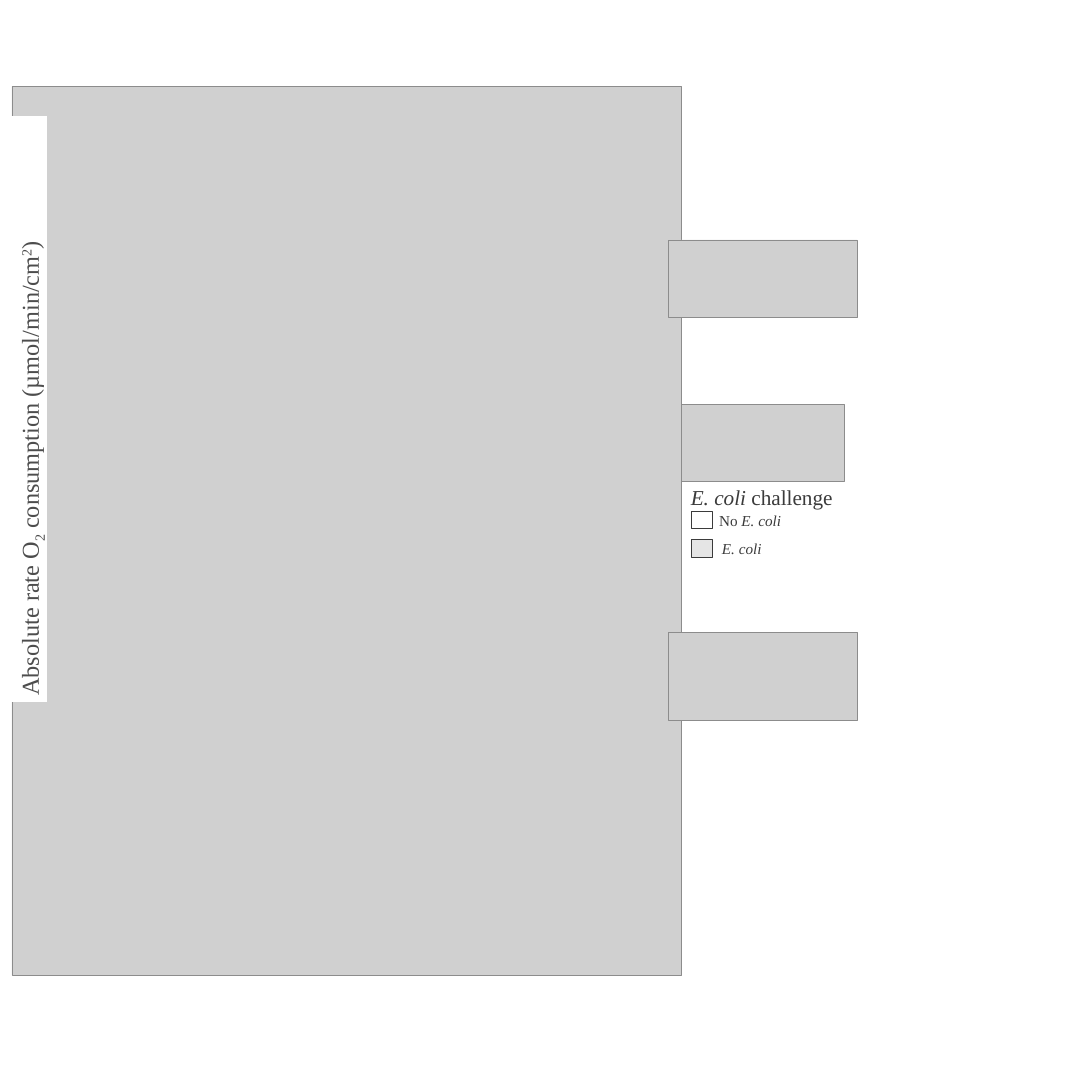
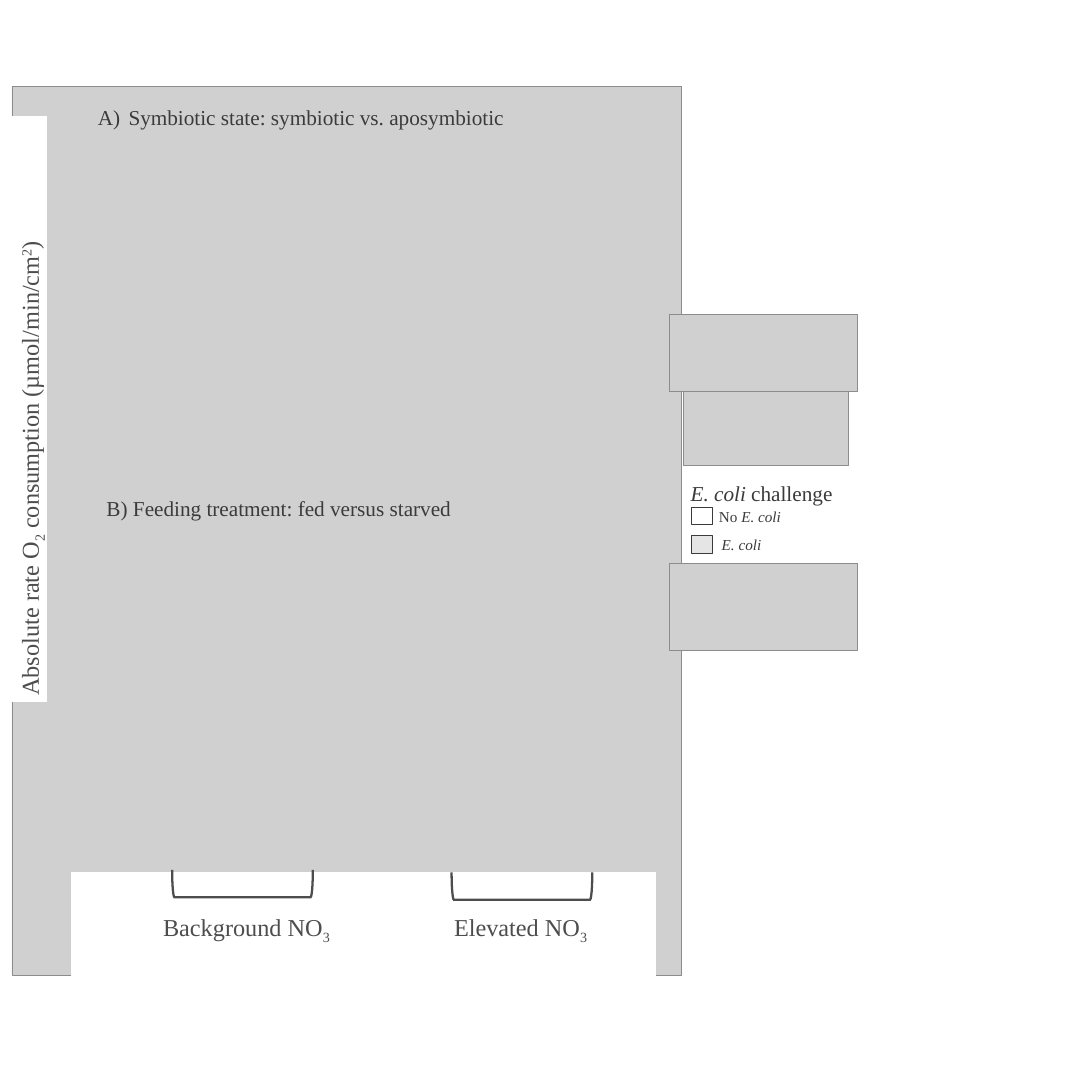
Before and after one commit to Caroline-Ianniello/Astrangia_nutrient_stressors_Rotjan_lab, a slide deck: slide 1 of Figures/ECOTOX_FIGURES.pptx. Drawn at 1092x1092 pixels with LibreOffice and Linux fonts; fonts in the diff are those of the drawing; grey boxes stand for pictures. Boxes give left, top, right and bottom in pixels: in the first picture for what was removed or moved away, otherwise in the second. Text is boxed around its words. In the diff, an @@ line names an element or a change of style, - is before the commit and + after.

```diff
--- a/Figures/ECOTOX_FIGURES.pptx
+++ b/Figures/ECOTOX_FIGURES.pptx
@@ text added at (x1=129, y1=110, x2=503, y2=130), 28 pt, text #3B3B3B @@
+A) Symbiotic state: symbiotic vs. aposymbiotic
@@ picture moved from (x1=668, y1=240, x2=857, y2=317) to (x1=669, y1=314, x2=857, y2=391) @@
@@ picture moved from (x1=679, y1=404, x2=844, y2=481) to (x1=684, y1=388, x2=848, y2=465) @@
@@ text added at (x1=106, y1=501, x2=451, y2=521), 28 pt, text #3B3B3B @@
+B) Feeding treatment: fed versus starved
@@ 3 texts, 2 freeform shapes moved together from (x1=691, y1=490, x2=832, y2=557) to (x1=691, y1=486, x2=832, y2=553) @@
@@ picture moved from (x1=668, y1=632, x2=857, y2=720) to (x1=669, y1=563, x2=857, y2=651) @@
@@ rectangle added at (x1=72, y1=873, x2=655, y2=1000), fill #FFFFFF, outline #FFFFFF 1.5 pt @@
@@ left bracket added at (x1=172, y1=870, x2=313, y2=897), outline #4D4D4D 3 pt @@
@@ left bracket added at (x1=452, y1=873, x2=592, y2=900), outline #4D4D4D 3 pt @@
@@ rectangle added at (x1=158, y1=910, x2=394, y2=945), fill #FFFFFF, outline #FFFFFF 0.75 pt, 32 pt, text #4D4D4D @@
+Background NO3
@@ rectangle added at (x1=449, y1=910, x2=604, y2=945), fill #FFFFFF, outline #FFFFFF 0.75 pt, 32 pt, text #4D4D4D @@
+Elevated NO3
```
Also in this commit, not shown: 2 other slides changed, 7 other files.
